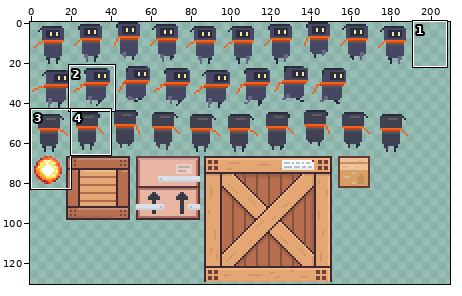
One commit to this sprite sheet: assets/images/textures.png. The first picture is a wide view before the edit; the outline marks the close-up.
Close-up. Before the edit:
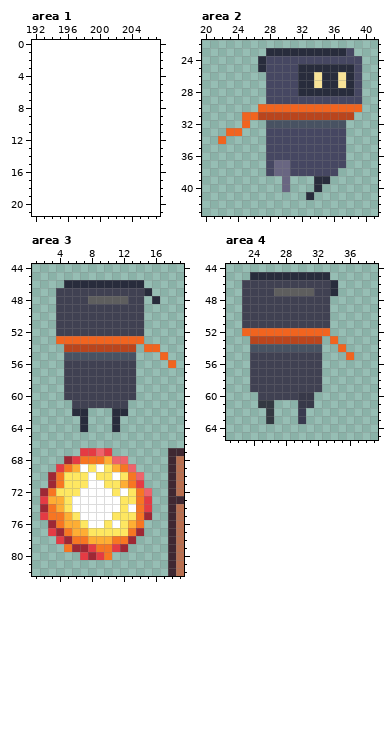
The file is 191x130 pixels. Colours within 5 levels of each other are drawn and written as one. Shown: area 1: x 192..207, y 0..21; area 2: x 20..41, y 22..43; area 3: x 1..19, y 44..82; area 4: x 21..39, y 44..65. The old version is drawn lined up with the new one, on the new canvas. The commit also changed other parts of the picture, which this record leaves out.
The same view after the edit:
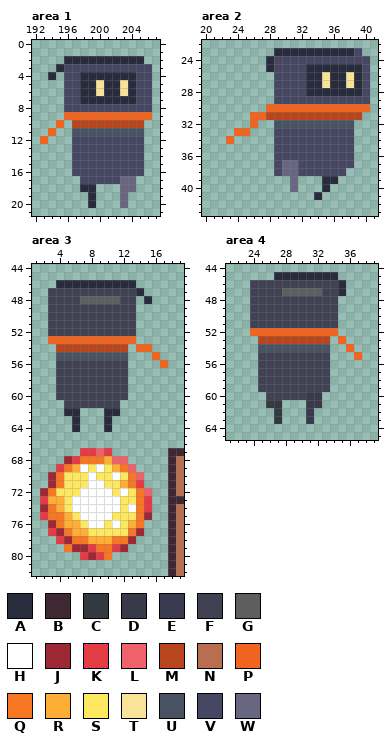
Palette (. is transparent): A #282c3c  B #3f2832  C #333941  D #383949  E #393a4f  F #404152  G #5e5e5e  H #ffffff  J #9e2835  K #e43b44  L #ee636b  M #b9451d  N #b86f50  P #f1641f  Q #f77622  R #feae34  S #fee761  T #f8e398  U #485262  V #464762  W #696682
Change:
canvas 191x130 -> 210x131
Changed rows in their new state; - is an unchanged pixel.
Area 1:
first column x 193:
 2 ---AAAAAAAAAA-
 3 --AVVVVVVVVVVV
 4 -A-VVAAAAAAAVV
 5 ---VVAATAATAVV
 6 ---VVAATAATAVV
 7 ---VVAAAAAAAVV
 8 ---VVVVVVVVVVV
 9 ---PPPPPPPPPPP
10 --P-MMMMMMMMM-
11 -P--UUUUUUUUU-
12 P---VVVVVVVVV-
13 ----VVVVVVVVV-
14 ----VVVVVVVVV-
15 ----VVVVVVVVV-
16 ----VVVVVVVVV-
17 -----VVVVVWW--
18 -----AA---WW--
19 ------A---W---
20 ------A---W---
Area 2:
first column x 22:
23 ------.---------AV-
24 -----.A-----------V
25 -----.A---V------AV
26 ------.---V-AT-ATAV
27 ------.---V-AT-ATAV
28 ------.---V------AV
29 ------.-----------V
30 -----.------------P
31 ---.-P-----------M-
32 ---.P-.---------U--
33 -.-P--.---------V--
34 .P----.---------V--
35 ------.---------V--
36 ------.---------V--
37 ------.V-W------V--
38 ------.V-W-----V---
39 --------.W--.-A----
40 --------.W--.A-----
41 -----------.A------
Area 3:
first column x 3:
46 -A---------.----
47 F----------A.---
48 F---G----F-.A.--
49 F----------.----
50 F----------.----
51 F----------.----
52 F----------.----
53 P----------.----
54 -M--------.P-.--
55 -U--------.--P.-
56 -F--------.---P.
57 -F--------.-----
58 -F--------.-----
59 -F--------.-----
60 -F--------.-----
61 --F------.------
62 --A-.--A-.------
63 ---A.--A.-------
64 ---A.--A.-------
Area 4:
first column x 23:
45 -...-------A---
46 .----------FA--
47 .---F----G-FA--
48 .----------F---
49 .----------F---
50 .----------F---
51 .----------F---
52 .----------P---
53 -.--------M.P--
54 -.--------U-.P-
55 -.--------F--.P
56 -.--------F----
57 -.--------F----
58 -.--------F----
59 -.--------F----
60 --.----F-D-----
61 --.-C--.-D-----
62 ---.C--.E------
63 ---.C--.E------
Changed places in both close-ups, as pixel boxes (x1, y1, x2, y2):
added: (40, 56, 152, 208)
changed: (218, 48, 370, 200)
changed: (48, 280, 176, 432)
changed: (242, 272, 362, 424)
